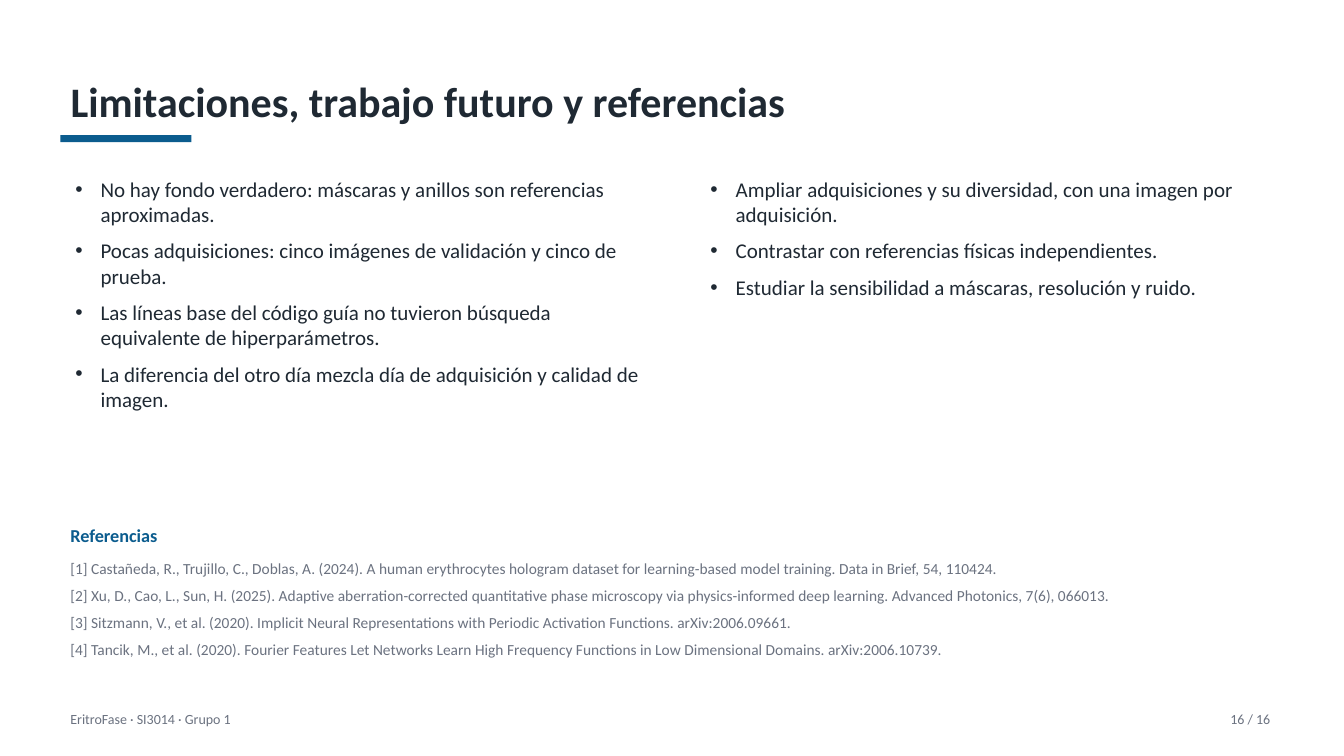
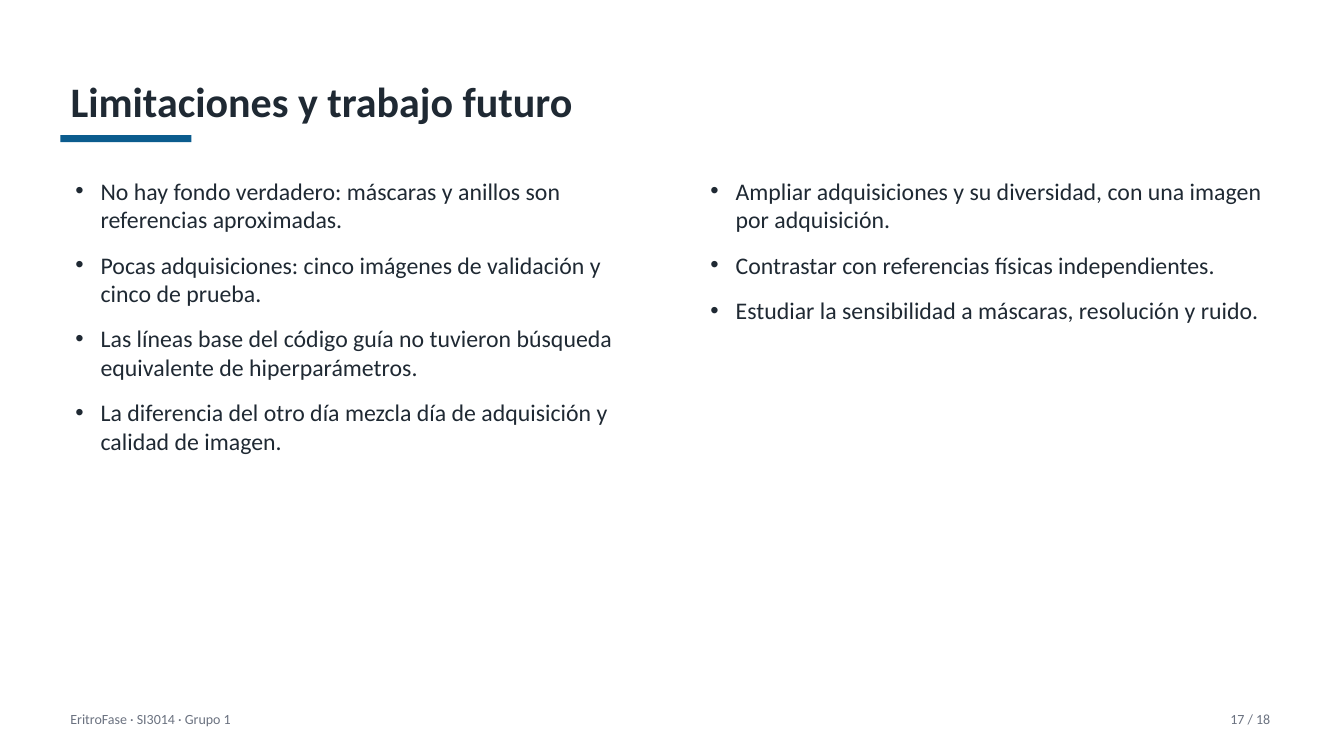
Before and after one commit to Jjes07/DeepLearning-Final, a slide deck: slide 17 of entregables/EritroFase_Sustentacion.pptx (slide 16 before the commit). Drawn at 1344x756 pixels with LibreOffice and Linux fonts; fonts in the diff are those of the drawing. Boxes give left, top, right and bottom in pixels: in the first picture for what was removed or moved away, otherwise in the second. Text is boxed around its words. In the diff, an @@ line names an element or a change of style, - is before the commit and + after.

Commit message:
docs: generalización con líneas base, figura del compromiso en prueba y referencias completas (#7 #8)

```diff
--- a/entregables/EritroFase_Sustentacion.pptx
+++ b/entregables/EritroFase_Sustentacion.pptx
@@ title at (71,87,573,124): text changed @@
-Limitaciones, trabajo futuro y referencias
+Limitaciones y trabajo futuro
@@ text "No hay fondo verdadero: máscaras ..." at (101,183,612,454): size 15 to 17 pt; more space between paragraphs @@
@@ text "Ampliar adquisiciones y su diversidad, ..." at (736,183,1261,323): size 15 to 17 pt; more space between paragraphs @@
@@ text removed at (70,529,157,542) @@
-Referencias
@@ text removed at (70,563,1109,658) @@
-[1] Castañeda, R., Trujillo, C., Doblas, A. (2024). A human erythrocytes hologram dataset for learning-based model training. Data in Brief, 54, 110424.
-[2] Xu, D., Cao, L., Sun, H. (2025). Adaptive aberration-corrected quantitative phase microscopy via physics-informed deep learning. Advanced Photonics, 7(6), 066013.
-[3] Sitzmann, V., et al. (2020). Implicit Neural Representations with Periodic Activation Functions. arXiv:2006.09661.
-[4] Tancik, M., et al. (2020). Fourier Features Let Networks Learn High Frequency Functions in Low Dimensional Domains. arXiv:2006.10739.
@@ text at (1230,714,1270,724): text changed @@
-16 / 16
+17 / 18
```
Also in this commit, not shown: 14 other slides changed, 2 slides added, 3 other files.
